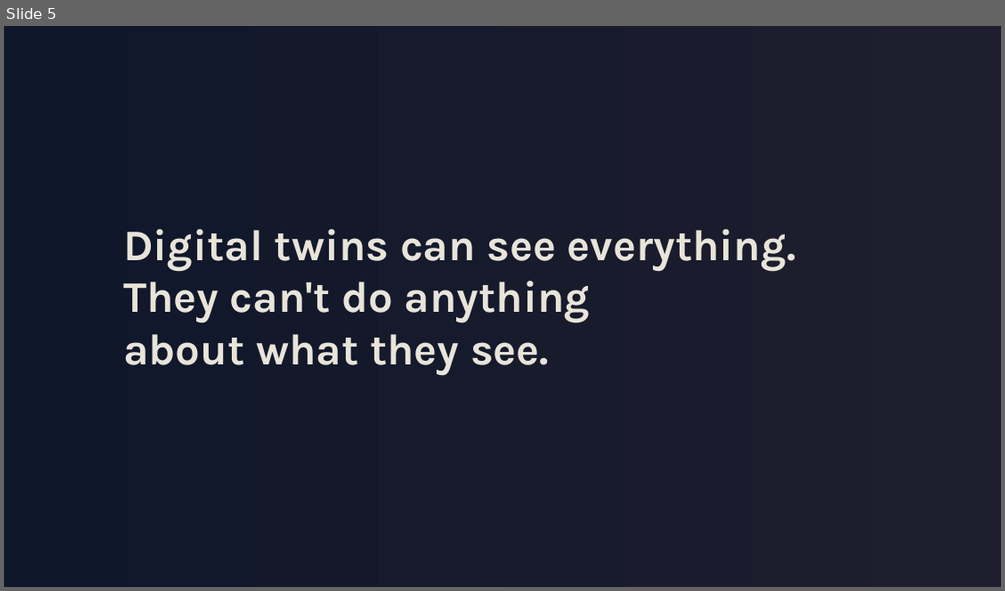
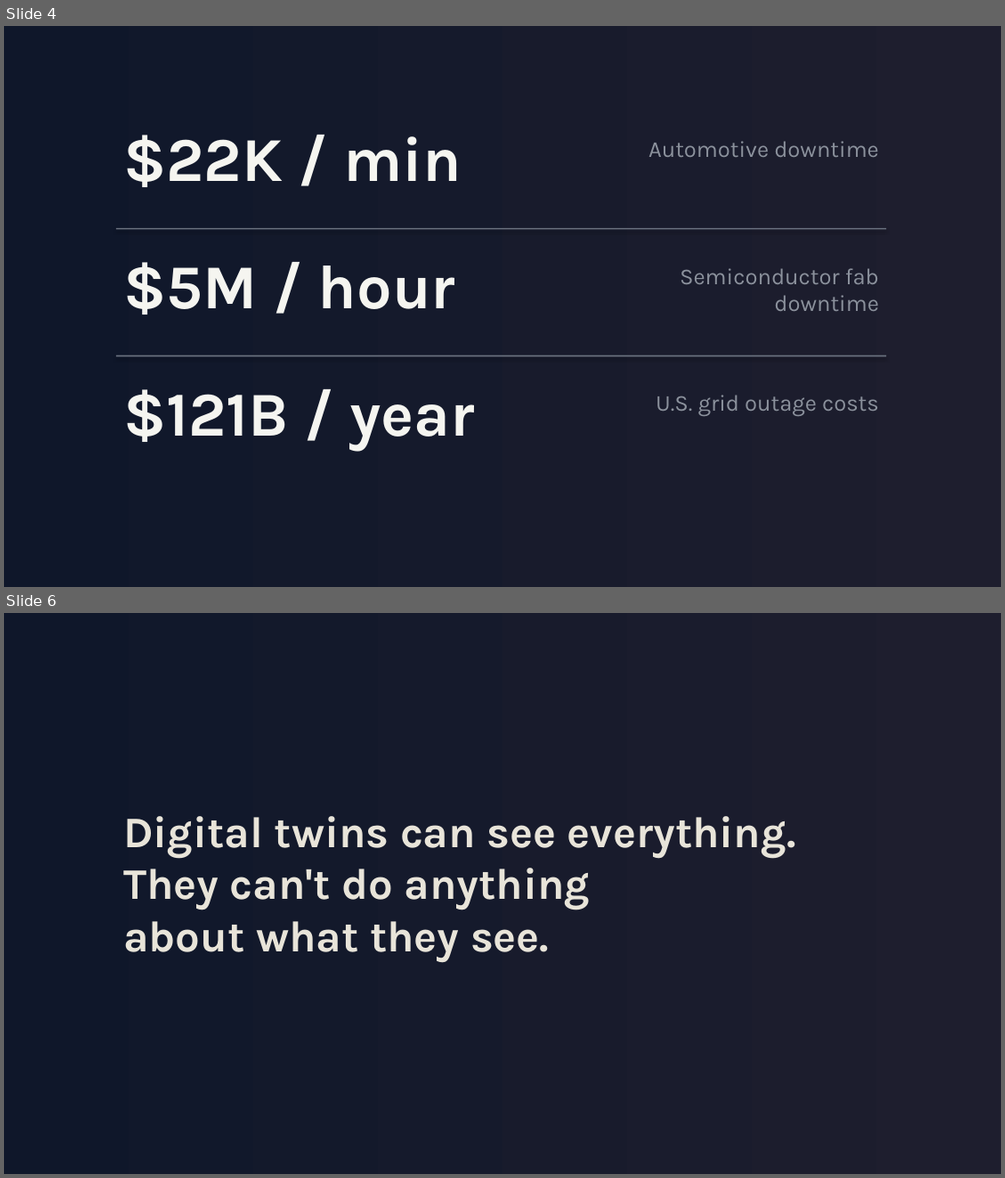
Before and after one commit to Anthony50102/MicroUSPresentation, a slide deck: presentation/presentation-v4-gradient-noir.pptx. Shown one above the other, each under a label of ours: slide 5 before the commit, slides 4 and 6 after it; the slides between them are not shown. The pictures are 1005x591 and 1005x1178 pixels, drawn with LibreOffice and Linux fonts; fonts in the diff are those of the drawing. Boxes give left, top, right and bottom in pixels: in the first picture for what was removed or moved away, otherwise in the second. Text is boxed around its words. In the diff, an @@ line names an element or a change of style, - is before the commit and + after.

```diff
--- a/presentation/presentation-v4-gradient-noir.pptx
+++ b/presentation/presentation-v4-gradient-noir.pptx
@@ slide 4 added at box(4, 26, 1001, 587), background gradient #0F172A to #1E1E2E @@
@@ text added at box(123, 135, 461, 187), 60 pt, text #F5F5F0, bold @@
+$22K / min
@@ text added at box(648, 141, 879, 157), 22 pt, text #8B919C @@
+Automotive downtime
@@ rectangle added at box(116, 228, 886, 230), fill #6B7280 @@
@@ text added at box(123, 262, 456, 314), 60 pt, text #F5F5F0, bold @@
+$5M / hour
@@ text added at box(680, 268, 879, 311), 22 pt, text #8B919C @@
+Semiconductor fab downtime
@@ rectangle added at box(116, 355, 886, 356), fill #6B7280 @@
@@ text added at box(123, 389, 475, 450), 60 pt, text #F5F5F0, bold @@
+$121B / year
@@ text added at box(655, 394, 879, 416), 22 pt, text #8B919C @@
+U.S. grid outage costs
@@ what was slide 5 is now slide 6 @@
```
Also in this commit, not shown: 14 slides changed, 3 other slides added, 2 slides removed, 3 other files.
